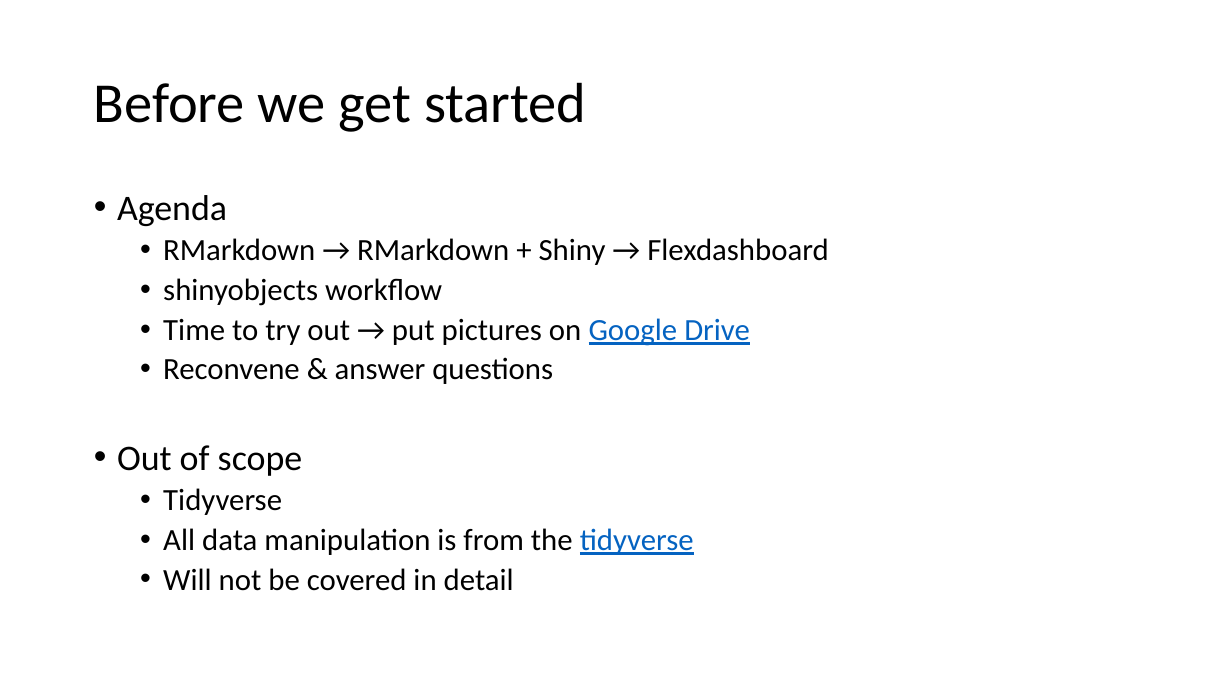
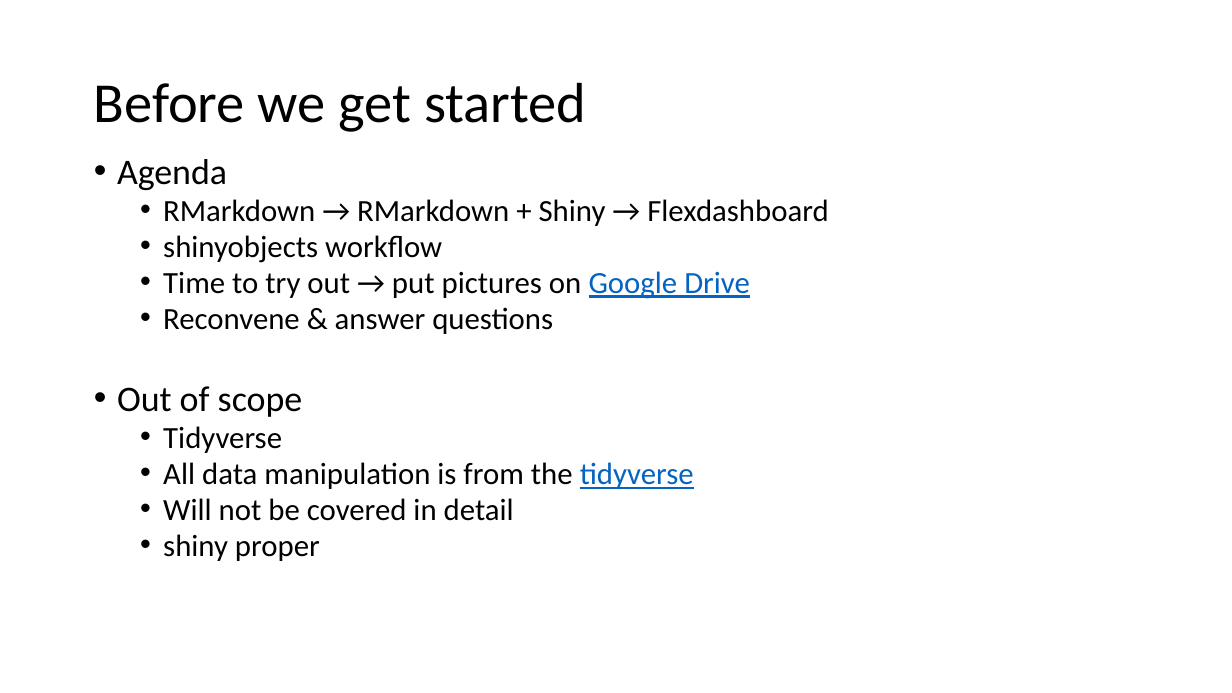
Before and after one commit to rjake/workshop-flexdashboard-shinyobjects, a slide deck: slide 4 of presentation/presentation.pptx. Drawn at 1232x693 pixels with LibreOffice and Linux fonts; fonts in the diff are those of the drawing. Boxes give left, top, right and bottom in pixels: in the first picture for what was removed or moved away, otherwise in the second. Text is boxed around its words. In the diff, an @@ line names an element or a change of style, - is before the commit and + after.

```diff
--- a/presentation/presentation.pptx
+++ b/presentation/presentation.pptx
@@ text "Agenda": place and size @@
-text "Agenda" at [117,195,829,591]
+text "Agenda" at [117,159,829,561]
@@ text at [117,159,829,521]: line spacing 0.9 to 0.8 @@
@@ text at [163,534,320,561]: paragraph added @@
+  • shiny proper
```
Also in this commit, not shown: 4 other slides changed, 1 slide added, 1 other file.
